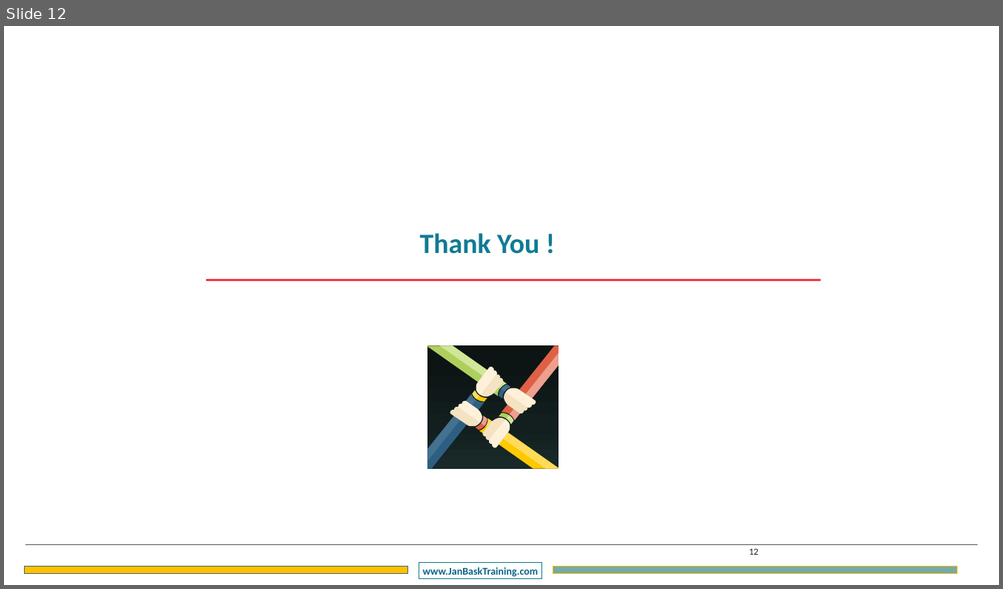
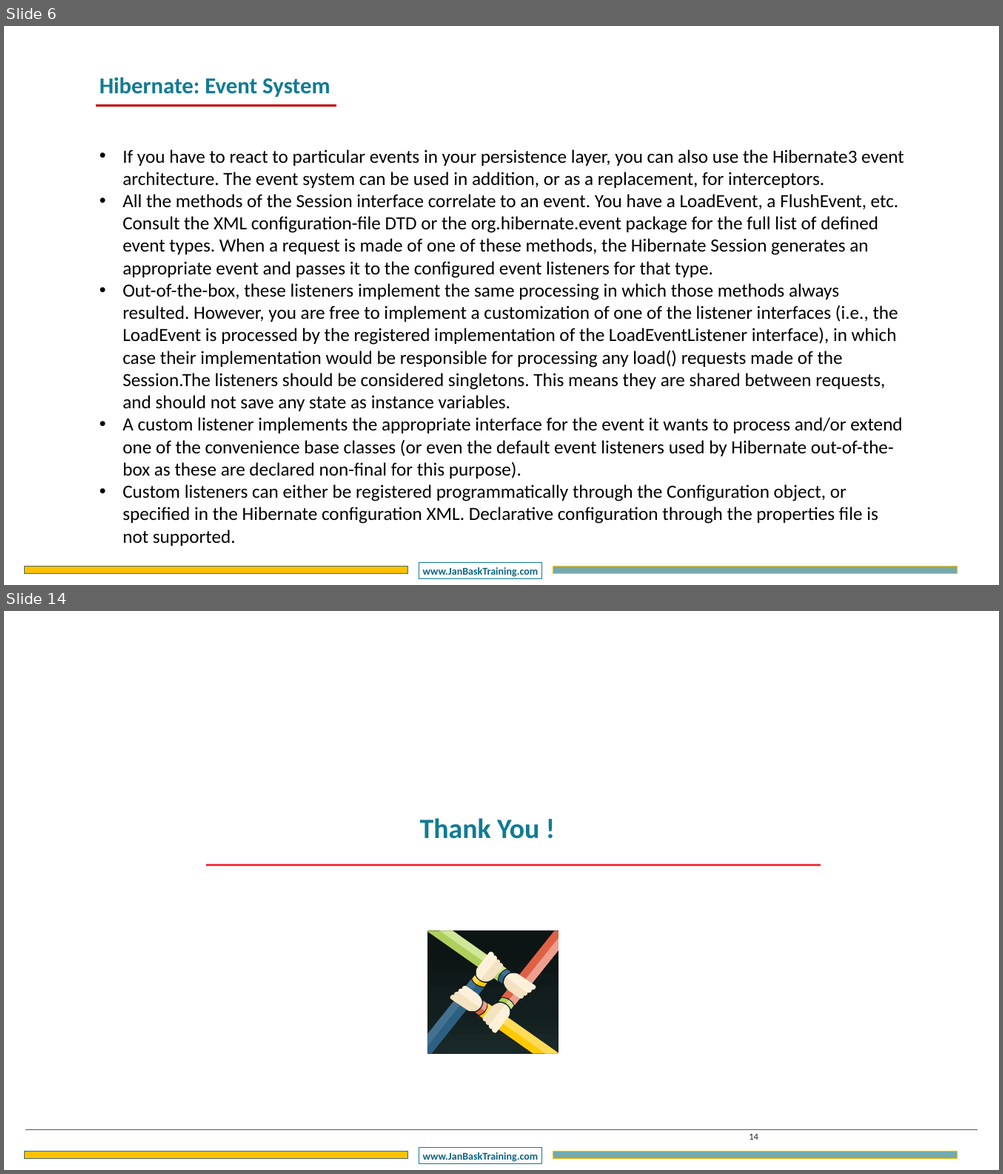
Before and after one commit to CompleteJavaTraining/J2EE, a slide deck: slides/HIBERNATE/HIBERNATE - Chapter5.pptx. Shown one above the other, each under a label of ours: slide 12 before the commit, slides 6 and 14 after it; the slides between them are not shown. The pictures are 1003x589 and 1003x1174 pixels, drawn with LibreOffice and Linux fonts; fonts in the diff are those of the drawing; background and template pictures are left out. Boxes give left, top, right and bottom in pixels: in the first picture for what was removed or moved away, otherwise in the second. Text is boxed around its words. In the diff, an @@ line names an element or a change of style, - is before the commit and + after.

```diff
--- a/slides/HIBERNATE/HIBERNATE - Chapter5.pptx
+++ b/slides/HIBERNATE/HIBERNATE - Chapter5.pptx
@@ slide 6 added at (4, 26, 999, 585), background #FFFFFF; not listed: 3 template elements that a slide beside it also shows @@
@@ text added at (99, 77, 330, 97), 44 pt, text #107B94, bold @@
+Hibernate: Event System
@@ line added from (96, 106) to (336, 106), #C00000 4.5 pt @@
@@ text added at (122, 150, 904, 546), 36 pt, text #000000 @@
+• If you have to react to particular events in your persistence layer, you can also use the Hibernate3 event architecture. The event system can be used in addition, or as a replacement, for interceptors.
+• All the methods of the Session interface correlate to an event. You have a LoadEvent, a FlushEvent, etc. Consult the XML configuration-file DTD or the org.hibernate.event package for the full list of defined event types. When a request is made of one of these methods, the Hibernate Session generates an appropriate event and passes it to the configured event listeners for that type.
+• Out-of-the-box, these listeners implement the same processing in which those methods always resulted. However, you are free to implement a customization of one of the listener interfaces (i.e., the LoadEvent is processed by the registered implementation of the LoadEventListener interface), in which case their implementation would be responsible for processing any load() requests made of the Session.The listeners should be considered singletons. This means they are shared between requests, and should not save any state as instance variables.
+• A custom listener implements the appropriate interface for the event it wants to process and/or extend one of the convenience base classes (or even the default event listeners used by Hibernate out-of-the-box as these are declared non-final for this purpose).
+• Custom listeners can either be registered programmatically through the Configuration object, or specified in the Hibernate configuration XML. Declarative configuration through the properties file is not supported.
@@ what was slide 12 is now slide 14 @@
@@ page number at (748, 1134, 758, 1140): text changed @@
-12
+14
```
Also in this commit, not shown: 2 slides changed, 10 other slides added, 9 slides removed.
